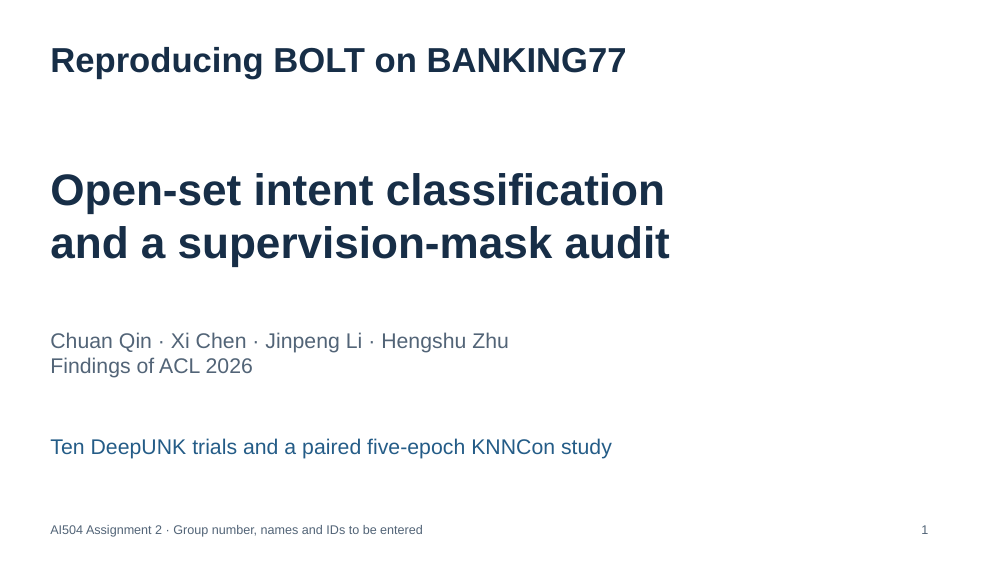
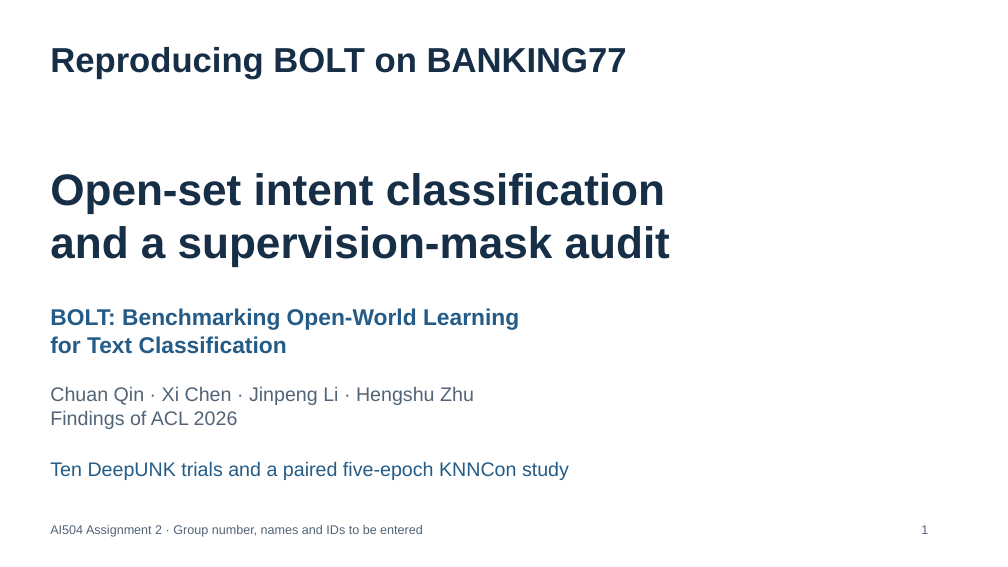
Before and after one commit to emailextra/AI504-BOLT-Reproduction, a slide deck: slide 1 of Slides.pptx. Drawn at 1008x567 pixels with LibreOffice and Linux fonts; fonts in the diff are those of the drawing. Boxes give left, top, right and bottom in pixels: in the first picture for what was removed or moved away, otherwise in the second. Text is boxed around its words. In the diff, an @@ line names an element or a change of style, - is before the commit and + after.

Commit message:
Finalize required presentation cover and submission verification record

```diff
--- a/Slides.pptx
+++ b/Slides.pptx
@@ text added at <box>50,308,519,354</box>, 21.8 pt, text #245C87, bold @@
+BOLT: Benchmarking Open-World Learning
+for Text Classification
@@ text "Chuan Qin · Xi Chen ..." at <box>50,386,474,429</box>: size 20.2 to 18.8 pt @@
@@ text "Chuan Qin · Xi Chen ...": place and size @@
-text "Chuan Qin · Xi Chen ..." at <box>50,332,509,378</box>
+text "Chuan Qin · Xi Chen ..." at <box>50,386,474,429</box>
@@ text "Ten DeepUNK trials and a ...": place and size @@
-text "Ten DeepUNK trials and a ..." at <box>50,438,612,459</box>
+text "Ten DeepUNK trials and a ..." at <box>50,461,569,480</box>
@@ text "Ten DeepUNK trials and a ..." at <box>50,461,569,480</box>: size 20.2 to 18.8 pt @@
```
Also in this commit, not shown: 3 other files.
